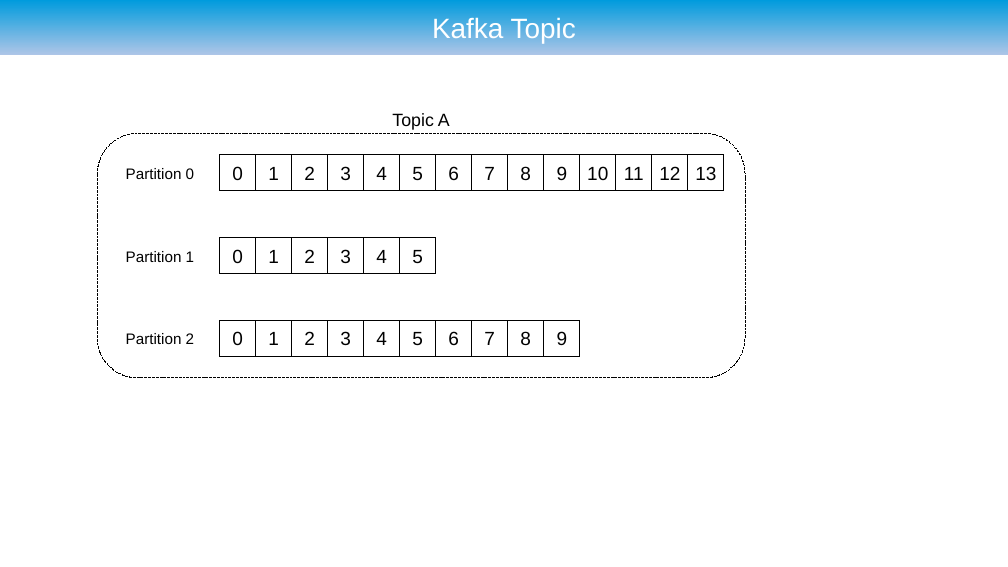
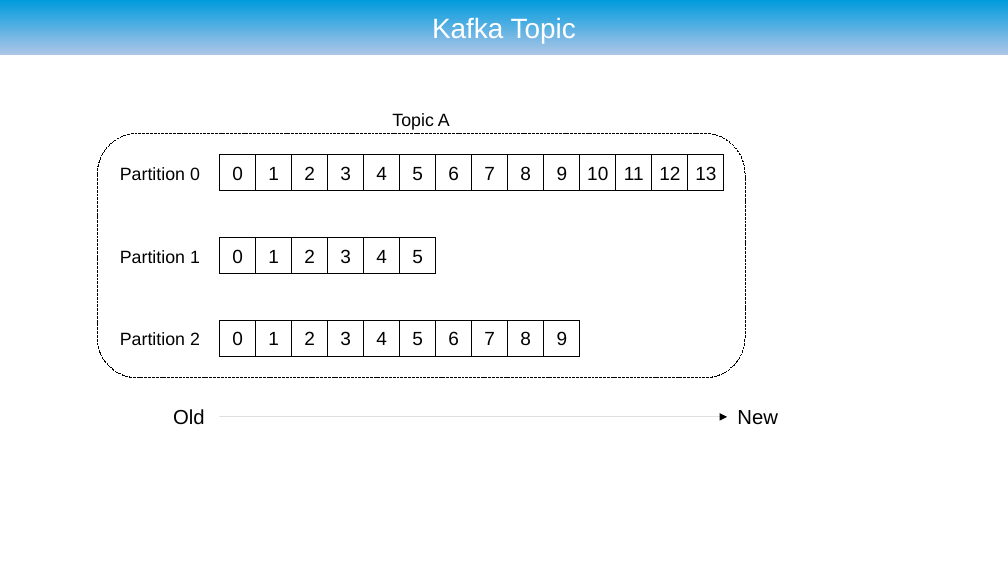
Before and after one commit to ryzlab/kafka-kompetensdag, a slide deck: slide 22 of doc/presentation-umejug.odp. Drawn at 1008x567 pixels with LibreOffice and Linux fonts; fonts in the diff are those of the drawing; background and template pictures are left out. Boxes give left, top, right and bottom in pixels: in the first picture for what was removed or moved away, otherwise in the second. Text is boxed around its words. In the diff, an @@ line names an element or a change of style, - is before the commit and + after.

```diff
--- a/doc/presentation-umejug.odp
+++ b/doc/presentation-umejug.odp
@@ size 12 to 14 pt in 3 elements at (x1=120, y1=167, x2=200, y2=180), (x1=120, y1=250, x2=200, y2=263), (x1=120, y1=332, x2=200, y2=345) @@
@@ text added at (x1=173, y1=409, x2=205, y2=425), 16 pt, text #000000 @@
+Old
@@ arrow added from (220, 417) to (727, 417), #000000 0 pt @@
@@ text added at (x1=737, y1=410, x2=778, y2=425), 16 pt, text #000000 @@
+New
```
Also in this commit, not shown: 11 other slides changed, 1 slide added, 1 slide removed, 1 other file.
